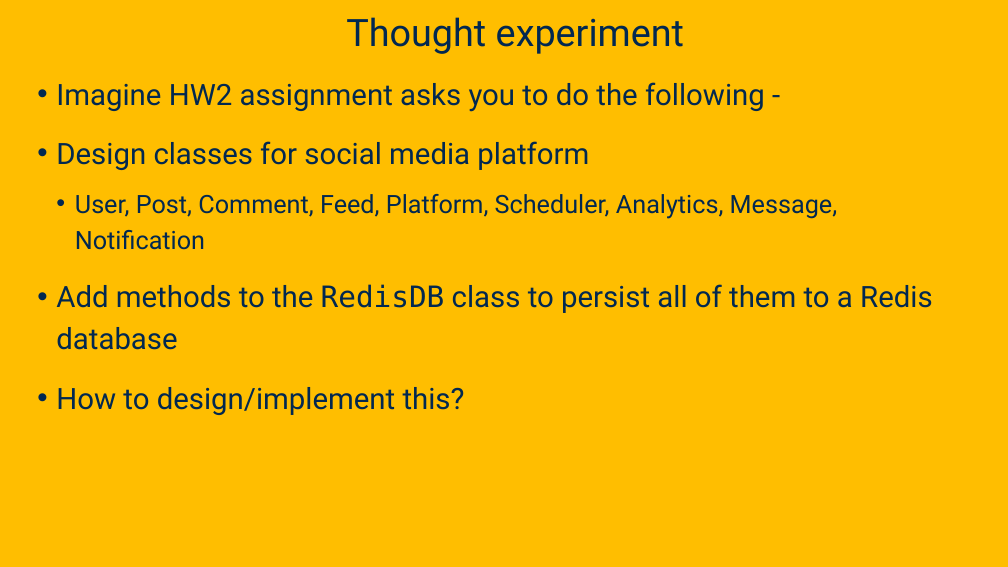
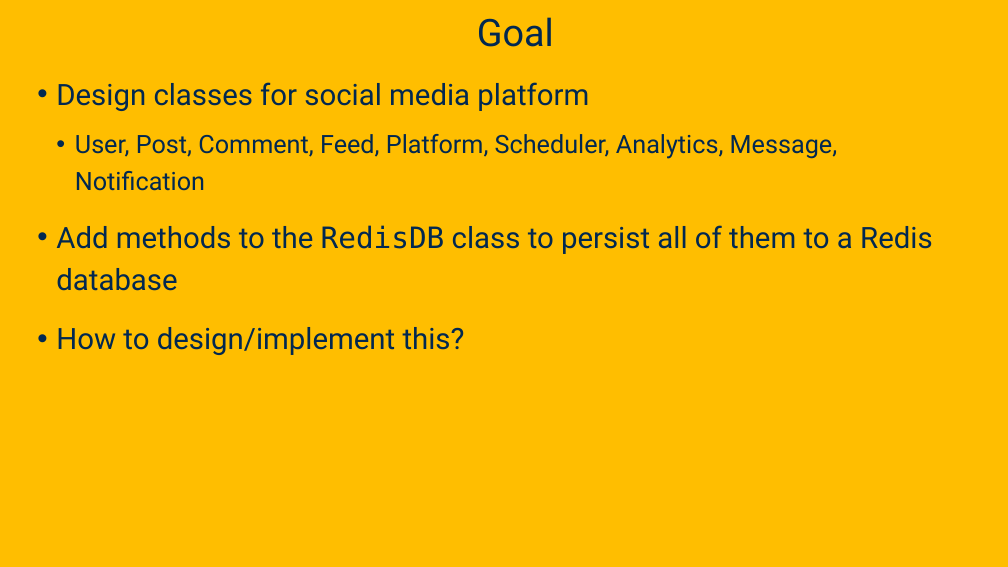
Before and after one commit to davsec-teaching/ECS_160, a slide deck: slide 9 of slides/Reflection.pptx (slide 10 before the commit). Drawn at 1008x567 pixels with LibreOffice and Linux fonts; fonts in the diff are those of the drawing; background and template pictures are left out. Boxes give left, top, right and bottom in pixels: in the first picture for what was removed or moved away, otherwise in the second. Text is boxed around its words. In the diff, an @@ line names an element or a change of style, - is before the commit and + after.

```diff
--- a/slides/Reflection.pptx
+++ b/slides/Reflection.pptx
@@ title at [477, 17, 554, 47]: text changed @@
-Thought experiment
+Goal
@@ text at [56, 82, 765, 112]: paragraph removed @@
-• Imagine HW2 assignment asks you to do the following -
```
Also in this commit, not shown: 15 other slides changed, 22 slides removed, 1 other file.
